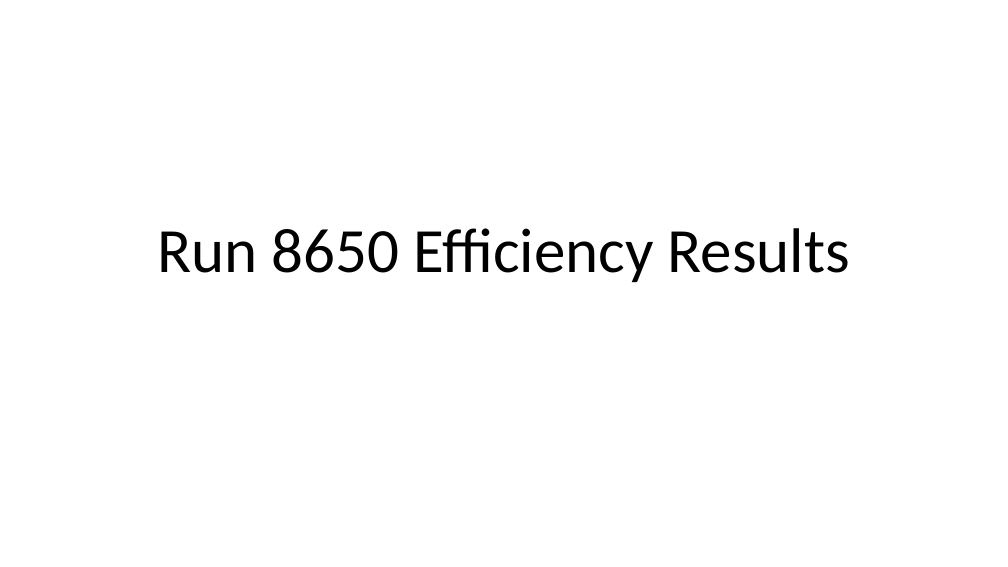
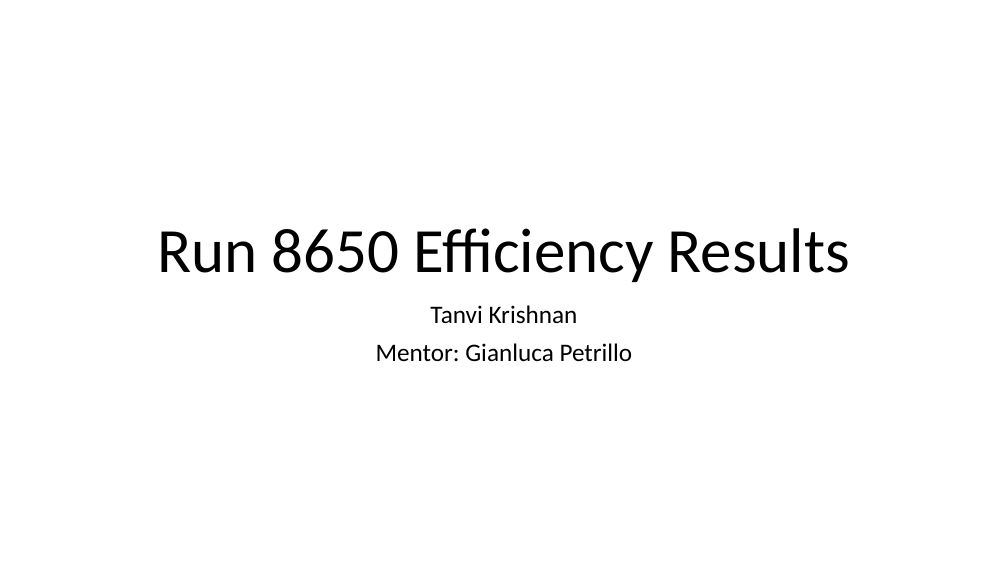
Before and after one commit to TanviKrishnan/SULI-Icarus-TriggerEfficiency, a slide deck: slide 1 of Group Presentations/Run 8650 Efficiency Results.pptx. Drawn at 1008x567 pixels with LibreOffice and Linux fonts; fonts in the diff are those of the drawing. Boxes give left, top, right and bottom in pixels: in the first picture for what was removed or moved away, otherwise in the second. Text is boxed around its words. In the diff, an @@ line names an element or a change of style, - is before the commit and + after.

```diff
--- a/Group Presentations/Run 8650 Efficiency Results.pptx
+++ b/Group Presentations/Run 8650 Efficiency Results.pptx
@@ subtitle added at <box>376,305,633,362</box>, 24 pt, text #000000 @@
+Tanvi Krishnan
+Mentor: Gianluca Petrillo
```
Also in this commit, not shown: 3 slides added, 2 other files.
